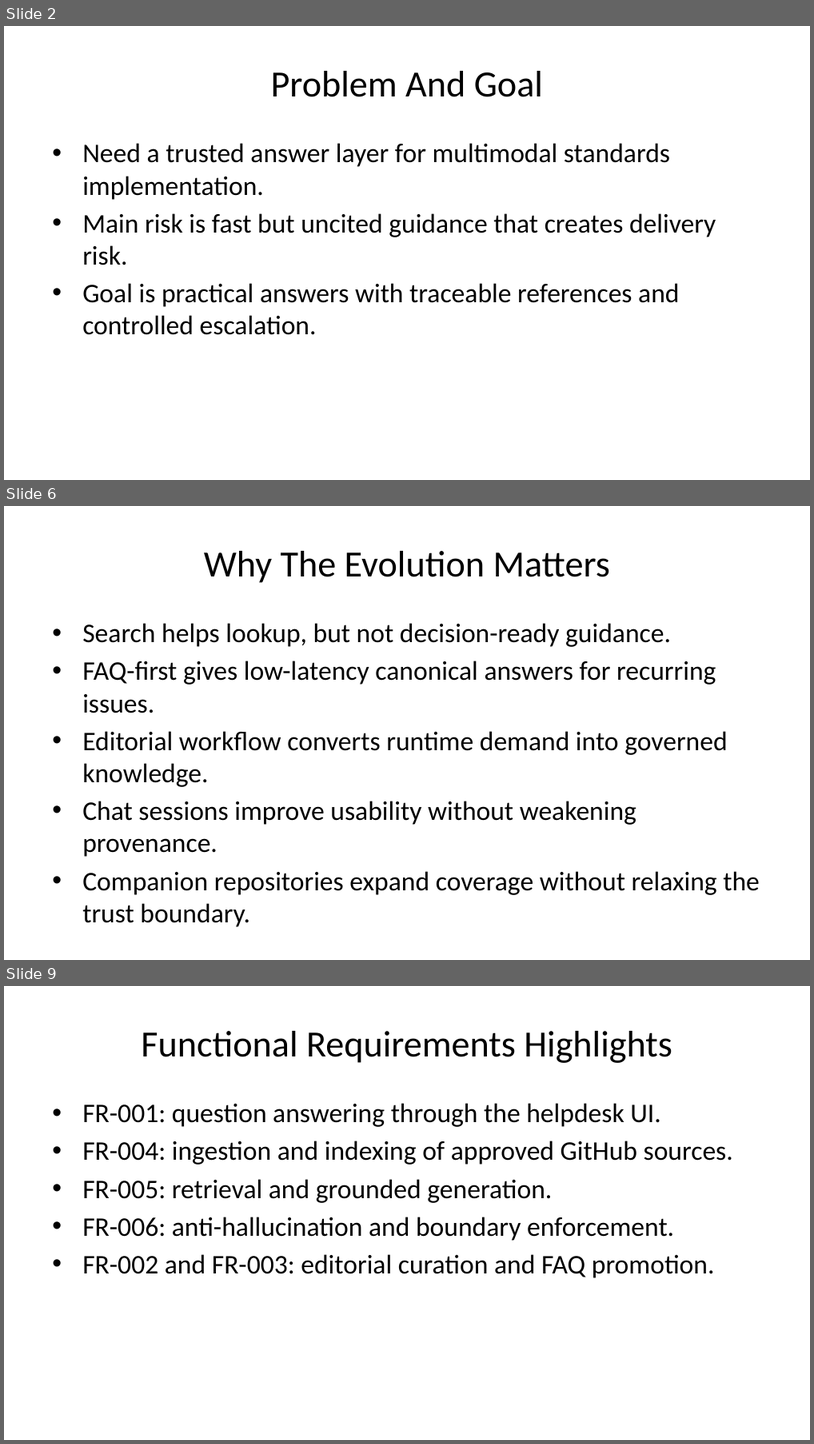
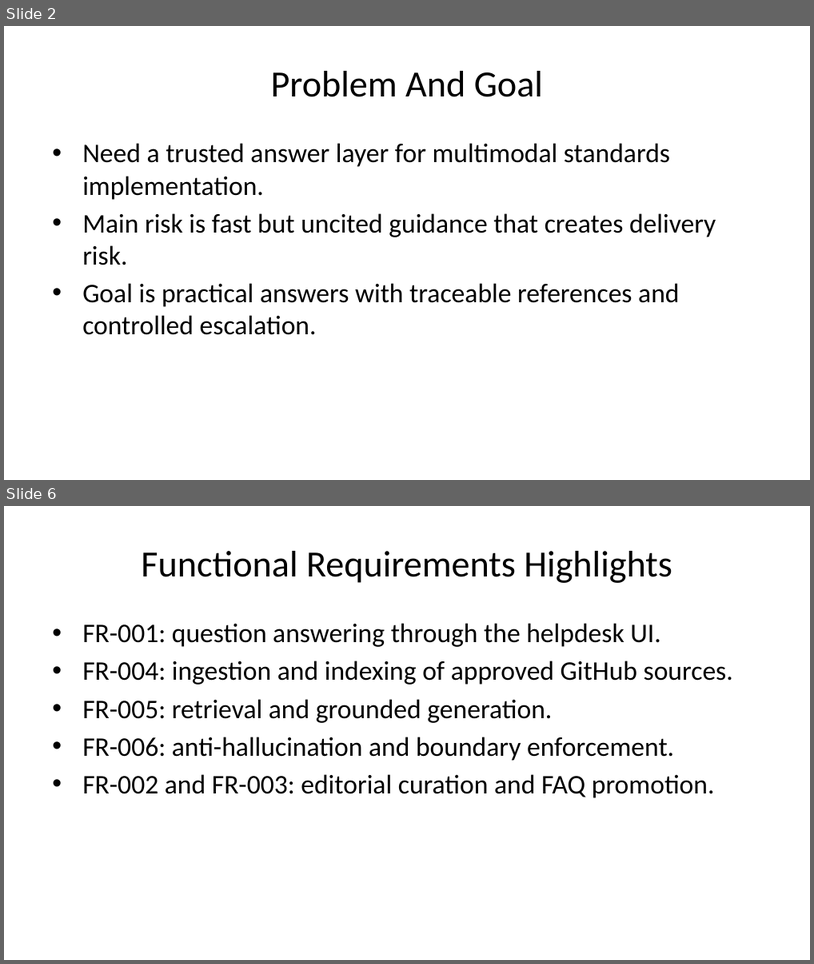
Before and after one commit to UM-KGPI/NapcoreHelpdesk, a slide deck: dist/napcore-helpdesk-presentation.pptx. Shown one above the other, each under a label of ours: slides 2, 6 and 9 before the commit, slides 2 and 6 after it; the slides between them are not shown. The pictures are 814x1444 and 814x964 pixels, drawn with LibreOffice and Linux fonts; fonts in the diff are those of the drawing. Boxes give left, top, right and bottom in pixels: in the first picture for what was removed or moved away, otherwise in the second. Text is boxed around its words. In the diff, an @@ line names an element or a change of style, - is before the commit and + after.

```diff
--- a/dist/napcore-helpdesk-presentation.pptx
+++ b/dist/napcore-helpdesk-presentation.pptx
@@ slide 6 removed at (4,506,810,960), background #FFFFFF @@
@@ title removed at (204,551,610,583) @@
-Why The Evolution Matters
@@ text removed at (82,623,760,927) @@
-• Search helps lookup, but not decision-ready guidance.
-• FAQ-first gives low-latency canonical answers for recurring issues.
-• Editorial workflow converts runtime demand into governed knowledge.
-• Chat sessions improve usability without weakening provenance.
-• Companion repositories expand coverage without relaxing the trust boundary.
@@ what was slide 9 is now slide 6 @@
```
Also in this commit, not shown: 8 slides changed, 3 slides added, 7 other slides removed, 8 other files.
